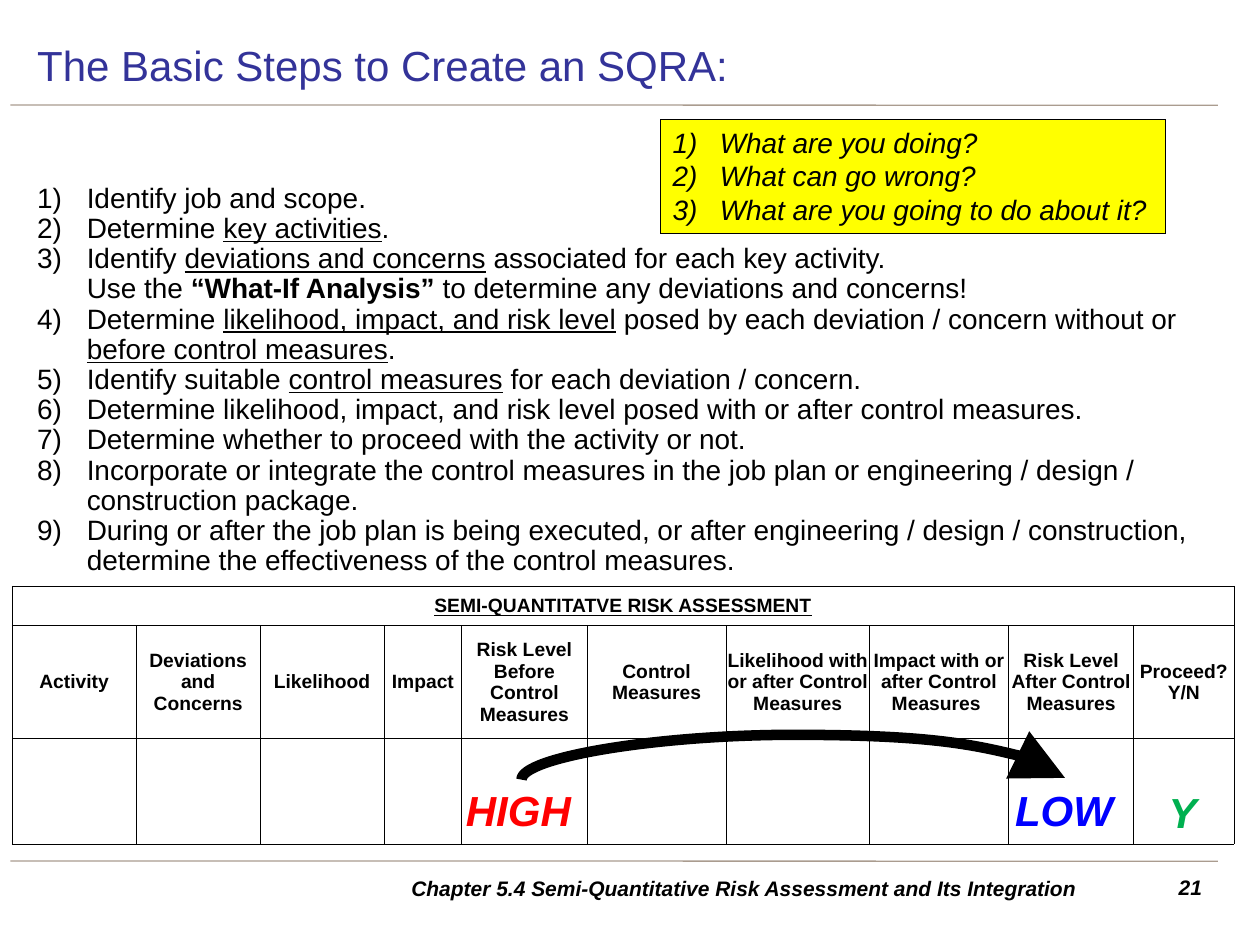
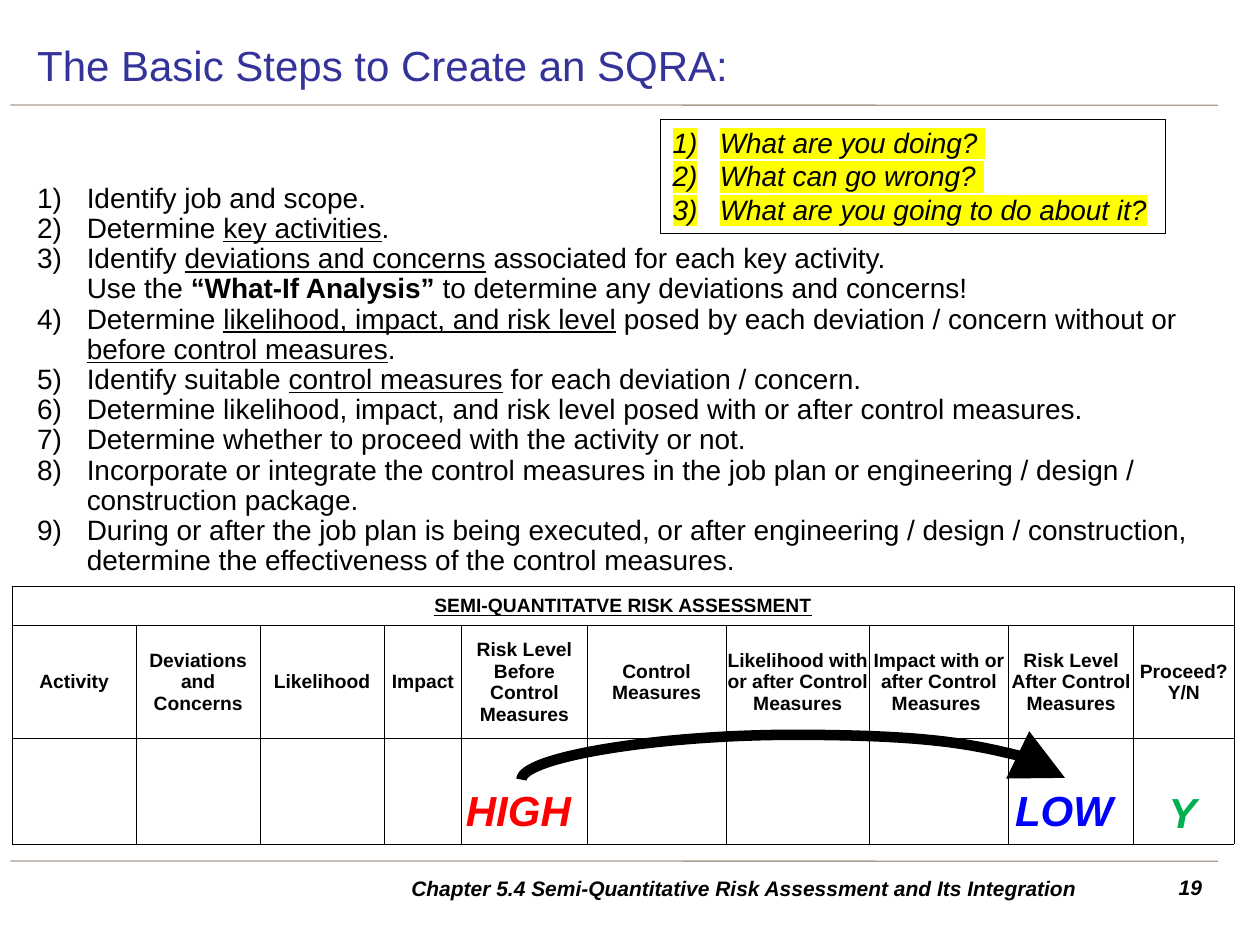
Before and after one commit to Dekr0/ENGG-404, a slide deck: slide 19 of Lecture PPTs - Students/27 Ch5.4 SQRA v20210929 SV.pptx (slide 21 before the commit). Drawn at 1260x945 pixels with LibreOffice and Linux fonts; fonts in the diff are those of the drawing; background and template pictures are left out. Boxes give left, top, right and bottom in pixels: in the first picture for what was removed or moved away, otherwise in the second. Text is boxed around its words. In the diff, an @@ line names an element or a change of style, - is before the commit and + after.

```diff
--- a/Lecture PPTs - Students/27 Ch5.4 SQRA v20210929 SV.pptx
+++ b/Lecture PPTs - Students/27 Ch5.4 SQRA v20210929 SV.pptx
@@ rectangle "What are you doing?" at box(660, 118, 1166, 233): highlight none to #FFFF00; fill #FFFF00 to none @@
@@ page number at box(1179, 880, 1202, 895): text changed @@
-21
+19
```
Also in this commit, not shown: 7 other slides changed, 2 slides removed, 21 other files.
